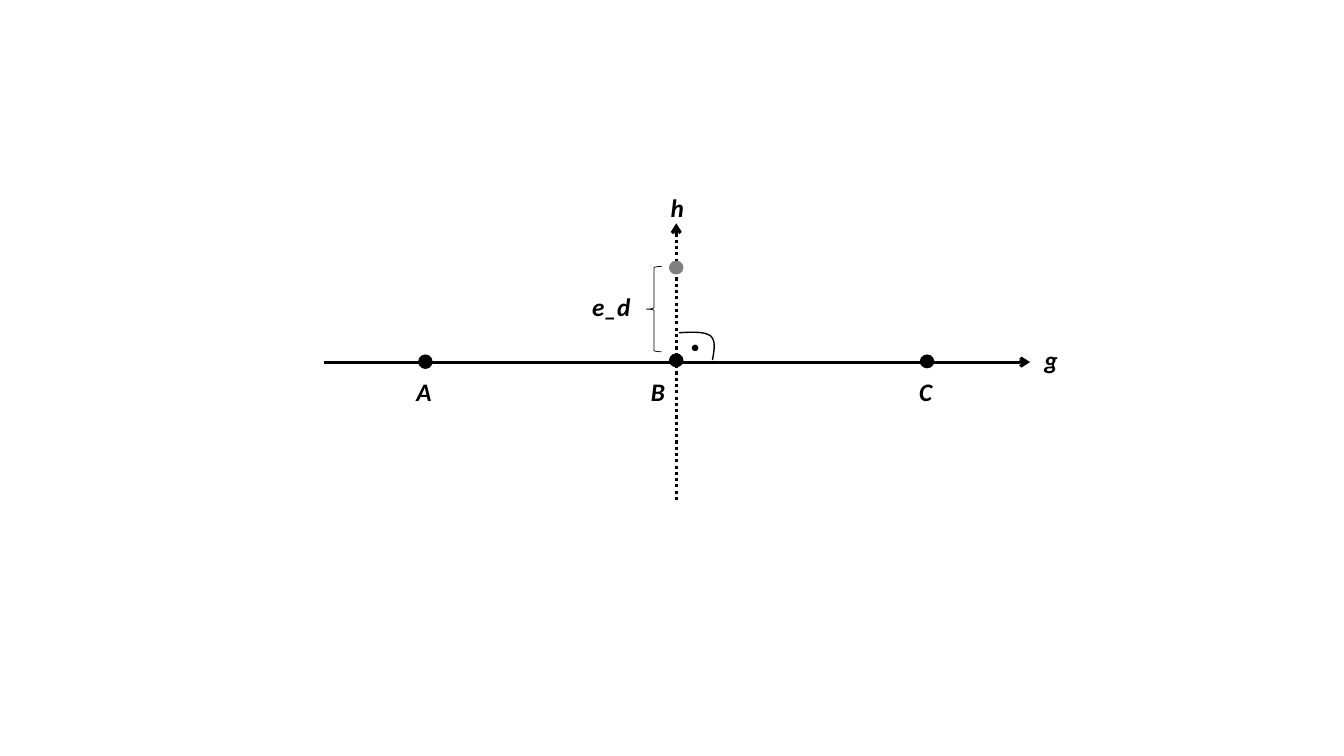
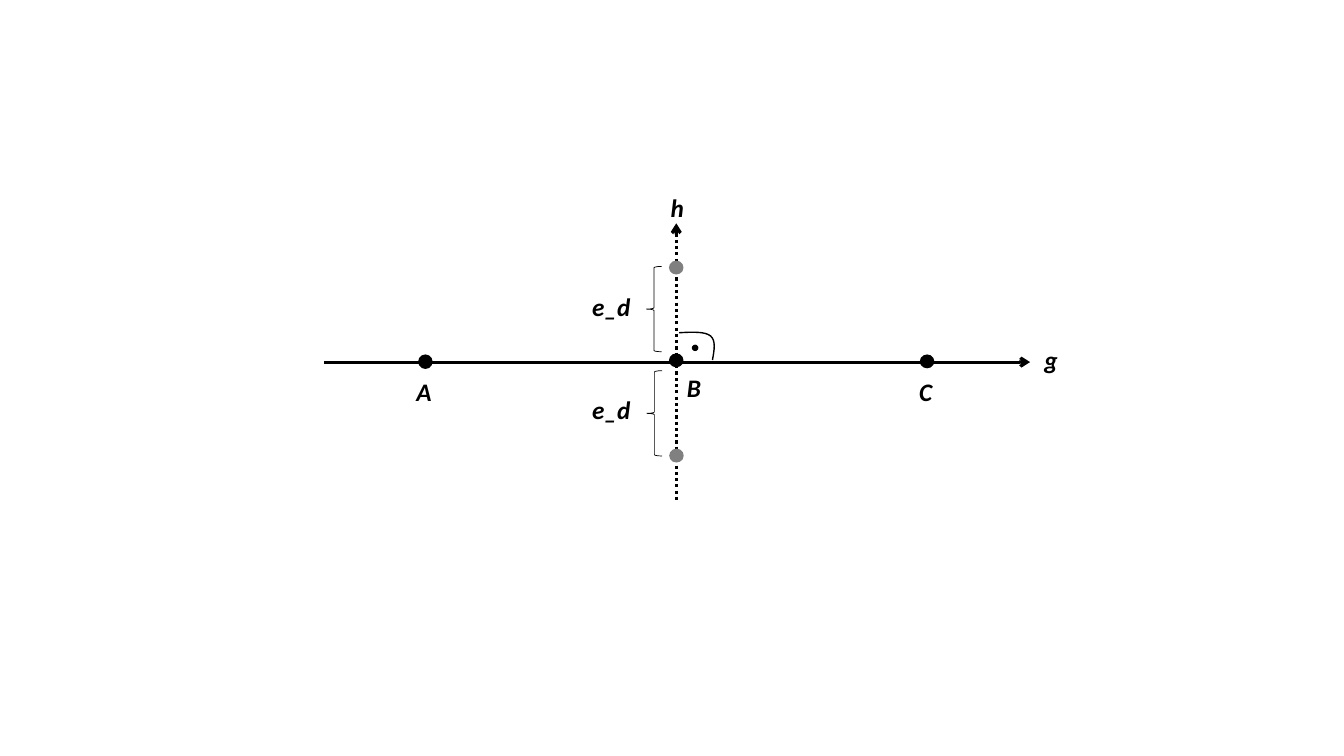
Before and after one commit to M20190649/2018-MA-Schmid, a slide deck: slide 2 of resources/fig/umsetzung/U2/concept_lane_envelope.pptx. Drawn at 1344x756 pixels with LibreOffice and Linux fonts; fonts in the diff are those of the drawing. Boxes give left, top, right and bottom in pixels: in the first picture for what was removed or moved away, otherwise in the second. Text is boxed around its words. In the diff, an @@ line names an element or a change of style, - is before the commit and + after.

```diff
--- a/resources/fig/umsetzung/U2/concept_lane_envelope.pptx
+++ b/resources/fig/umsetzung/U2/concept_lane_envelope.pptx
@@ right brace added at (647, 371, 662, 457), outline #000000 0.5 pt @@
@@ text "B": place and size @@
-text "B" at (651, 384, 665, 401)
+text "B" at (687, 380, 701, 397)
@@ text added at (592, 401, 630, 423), 18 pt, text #000000, bold, italic @@
+e_d
@@ ellipse added at (670, 450, 684, 462), fill #808080, outline #808080 1 pt @@
```
Also in this commit, not shown: 8 other files.
